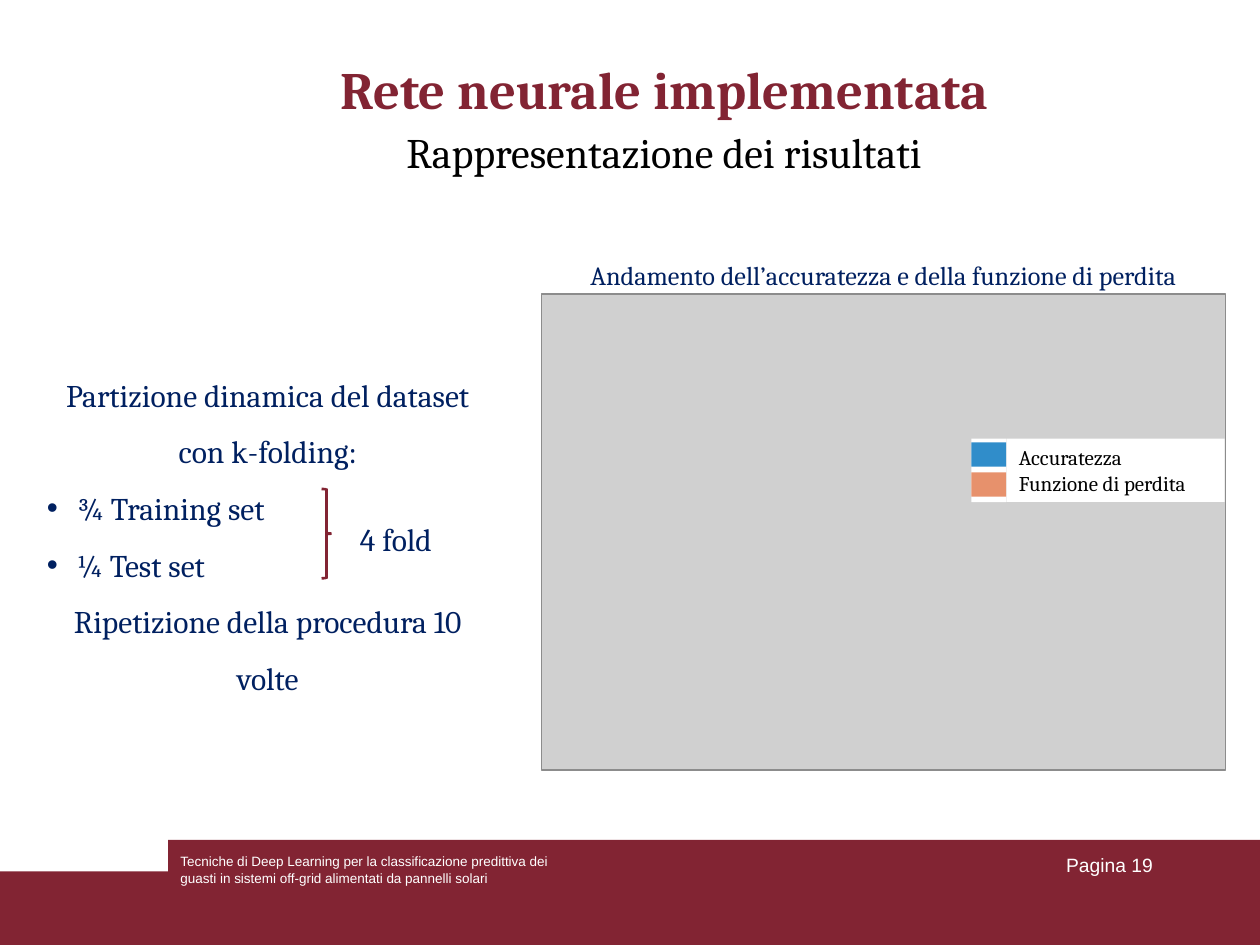
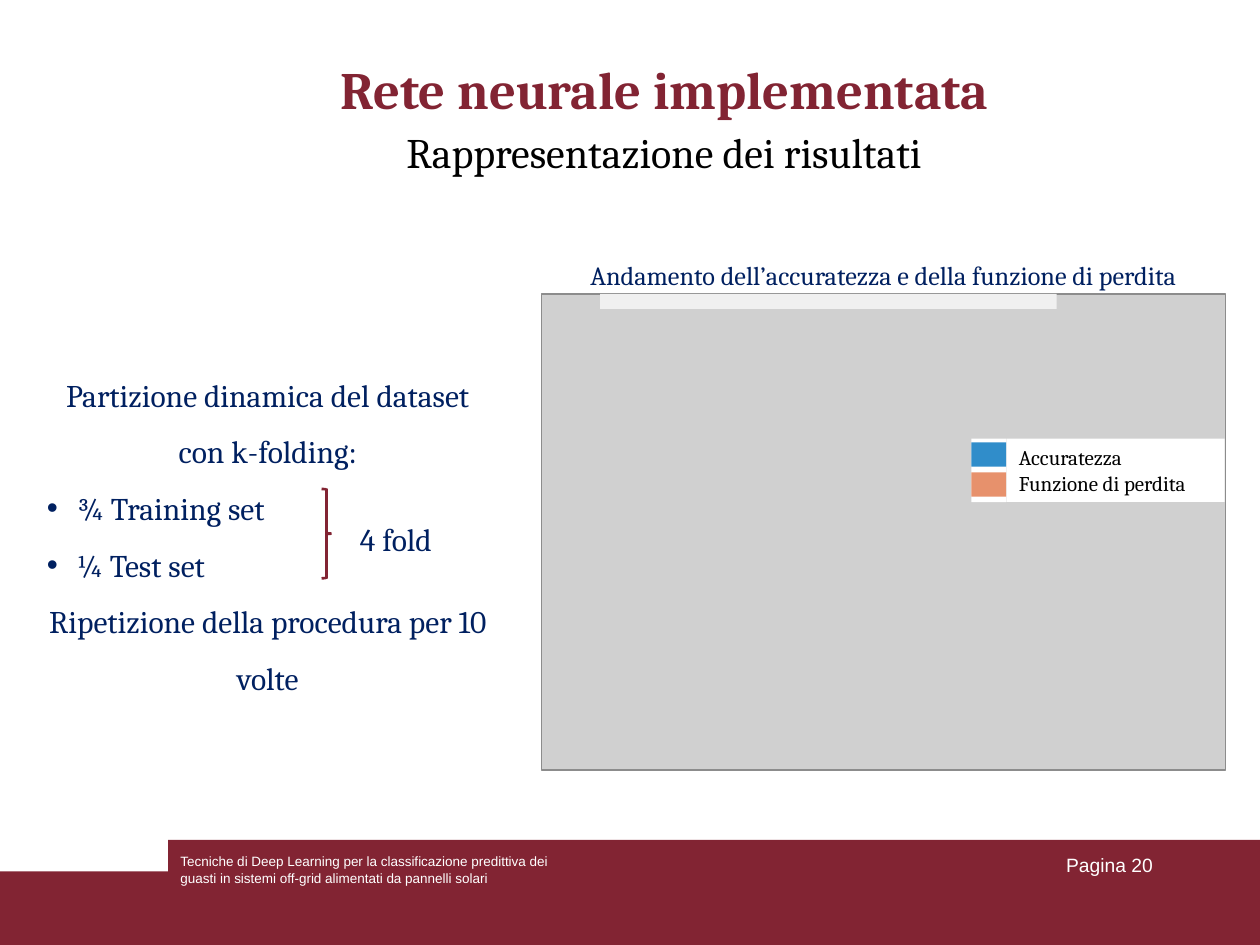
Before and after one commit to lorenzoooooo/DL-for-Predictive-Fault-Classification-in-Off-Grid-Systems, a slide deck: slide 20 of Presentazione_tesi.ppt (slide 19 before the commit). Drawn at 1260x945 pixels with LibreOffice and Linux fonts; fonts in the diff are those of the drawing; grey boxes stand for pictures. Boxes give left, top, right and bottom in pixels: in the first picture for what was removed or moved away, otherwise in the second. Text is boxed around its words. In the diff, an @@ line names an element or a change of style, - is before the commit and + after.

```diff
--- a/Presentazione_tesi.ppt
+++ b/Presentazione_tesi.ppt
@@ rectangle added at [600,294,1056,309], fill #F0F0F0 @@
@@ text at [49,611,487,691]: text changed @@
-Ripetizione della procedura 10 volte
+Ripetizione della procedura per 10 volte
@@ page number at [1066,858,1152,876]: text changed @@
-Pagina 19
+Pagina 20
```
Also in this commit, not shown: 17 other slides changed, 1 slide added.
